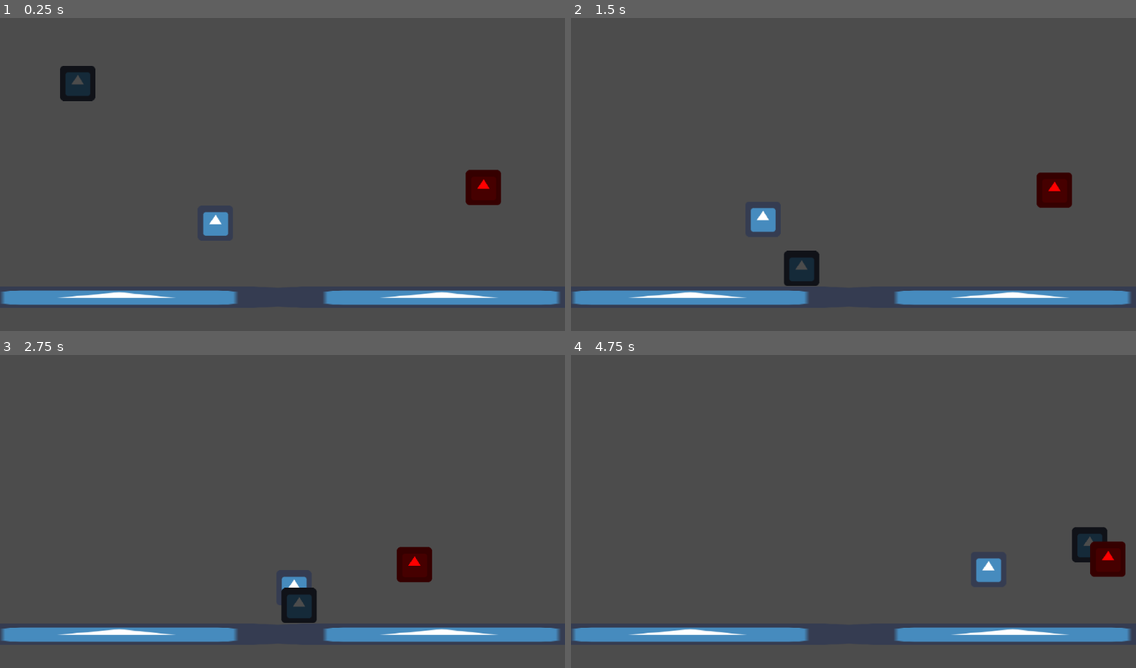
Above: before the commit, frames 1-4 (two rows, left to right).
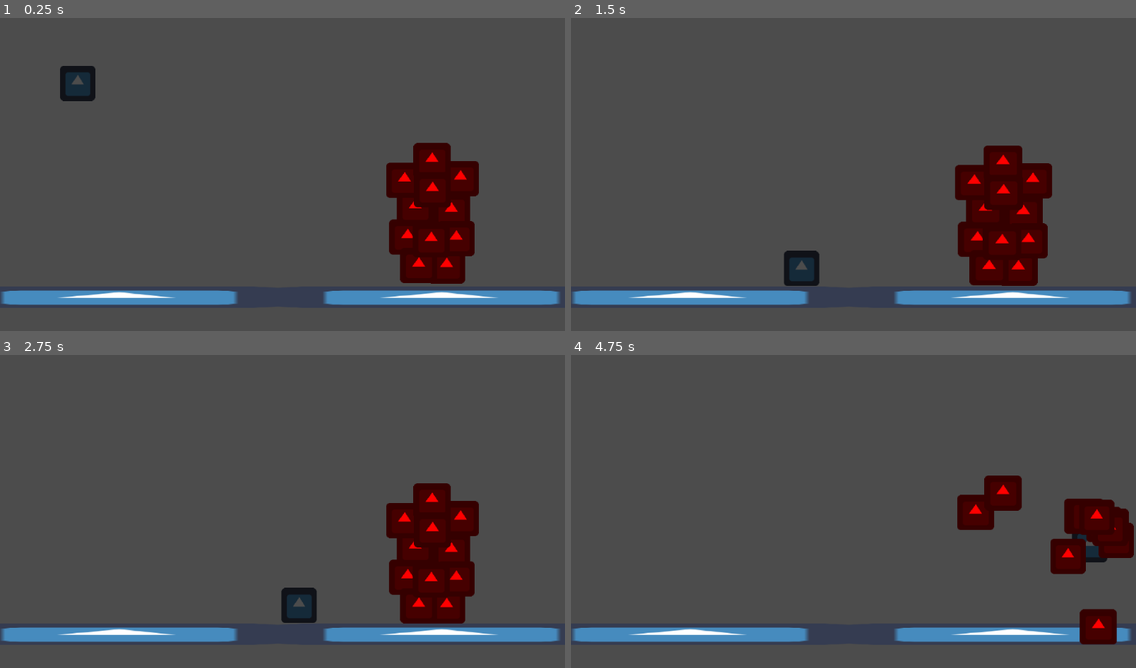
Above: after the commit, the same moments.

Repository: uspgamedev/welcome-to-your-mind
Game: Godot game, scene res://Stages/TestLevel.tscn
Same seed, same stepped clock (60 frames per second), same inputs: the game is played once before the commit and once after it. The engine's default icon, where the game draws it, is replaced by a stand-in: a white triangle on a blue panel in a dark square.
Inputs:
- Up to frame 1 (0.25 s): no input
- Up to frame 2 (1.5 s): hold Right (ui_right) from 0.53 s (still down); tap Up (ui_up) at 0.77 s
- Up to frame 3 (2.75 s): tap Up (ui_up) at 1.52 s; release Right (ui_right) at 2.03 s; hold Left (ui_left) from 2.03 s (still down)
- Up to frame 4 (4.75 s): release Left (ui_left) at 2.78 s; hold Right (ui_right) 2.78-4.28 s; tap Up (ui_up) at 3.02, 3.77, 4.52 s; hold Left (ui_left) from 4.28 s (still down)

The runs differ from the first frame. In frame 1, 6.6% of the frame differs, in the area x 35-89%, y 39-85%; in frame 2, 6.8%, in the area x 31-89%, y 40-86%; in frame 3, 5.5%; in frame 4, 5.2%.

Commit message:
TriggerWave done and Trigger's interactions bug fixed

Diff:
--- a/Player/Player.gd
+++ b/Player/Player.gd
@@ -65,8 +65,8 @@
 	trig.shaked_off()
 
 func add_trigger(trigger):
-	var pos = trigger.get_position() - get_position()
-	get_parent().remove_child(trigger)
+	var pos = trigger.get_global_position() - get_global_position()
+	trigger.get_parent().remove_child(trigger)
 	trigger.set_position(pos)
 	add_child(trigger)
 	triggers.append(trigger)
--- a/Player/Player.tscn
+++ b/Player/Player.tscn
@@ -18,7 +18,7 @@
 collision_mask = 1
 collision/safe_margin = 0.08
 script = ExtResource( 1 )
-_sections_unfolded = [ "Transform", "Visibility" ]
+_sections_unfolded = [ "Transform", "Visibility", "Z Index" ]
 GRAV = 2480
 
 [node name="Sprite" type="Sprite" parent="." index="0"]
--- a/Stages/Depression/Enemies/TriggerBad.tscn
+++ b/Stages/Depression/Enemies/TriggerBad.tscn
@@ -8,7 +8,7 @@
 custom_solver_bias = 0.0
 radius = 300.0
 
-[node name="TriggerBad" instance=ExtResource( 1 )]
+[node name="TriggerBad" index="0" instance=ExtResource( 1 )]
 
 script = ExtResource( 2 )
 
--- a/Stages/Depression/Enemies/TriggerBase.gd
+++ b/Stages/Depression/Enemies/TriggerBase.gd
@@ -16,9 +16,10 @@
 	var velocity = (target_pos - self.position).normalized() * SPD * delta
 	move_and_slide(velocity)
 
-	if distance_to_target() < MINDISTANCE:
+	var dist = distance_to_target()
+	if  dist < MINDISTANCE:
 		reached_target(target)
-	elif distance_to_target() > MAXDISTANCE:
+	elif dist > MAXDISTANCE:
 		set_physics_process(false)
 		target = null
 
@@ -27,7 +28,7 @@
 	target = null
 
 func distance_to_target():
-	return get_position().distance_to(target.get_position())
+	return get_global_position().distance_to(target.get_global_position())
 
 func _on_Area2D_body_entered(body):
 	if body.is_in_group("Player") and not target:
--- a/Stages/Depression/Enemies/TriggerBase.tscn
+++ b/Stages/Depression/Enemies/TriggerBase.tscn
@@ -24,11 +24,13 @@
 
 [node name="TriggerBase" type="KinematicBody2D"]
 
+z_index = 1
 input_pickable = false
 collision_layer = 1
 collision_mask = 1
 collision/safe_margin = 0.08
 script = ExtResource( 1 )
+_sections_unfolded = [ "Z Index" ]
 evil = false
 
 [node name="Sprite" type="Sprite" parent="." index="0"]
--- /dev/null
+++ b/Stages/Depression/Enemies/TriggerWave.tscn
@@ -0,0 +1,494 @@
+[gd_scene load_steps=15 format=2]
+
+[ext_resource path="res://Stages/Depression/Enemies/TriggerBase.tscn" type="PackedScene" id=1]
+[ext_resource path="res://Stages/Depression/Enemies/TriggerBad.gd" type="Script" id=2]
+
+[sub_resource type="CircleShape2D" id=1]
+
+custom_solver_bias = 0.0
+radius = 50.0
+
+[sub_resource type="Animation" id=3]
+
+resource_name = "idle"
+length = 1.4
+loop = true
+step = 0.1
+tracks/0/type = "value"
+tracks/0/path = NodePath(".:position")
+tracks/0/interp = 1
+tracks/0/loop_wrap = true
+tracks/0/imported = false
+tracks/0/enabled = true
+tracks/0/keys = {
+"times": PoolRealArray( 0, 0.7 ),
+"transitions": PoolRealArray( 1, 1 ),
+"update": 0,
+"values": [ Vector2( 0, 10 ), Vector2( 0, -10 ) ]
+}
+
+[sub_resource type="Animation" id=4]
+
+resource_name = "idle"
+length = 1.4
+loop = true
+step = 0.1
+tracks/0/type = "value"
+tracks/0/path = NodePath(".:position")
+tracks/0/interp = 1
+tracks/0/loop_wrap = true
+tracks/0/imported = false
+tracks/0/enabled = true
+tracks/0/keys = {
+"times": PoolRealArray( 0, 0.7 ),
+"transitions": PoolRealArray( 1, 1 ),
+"update": 0,
+"values": [ Vector2( 0, 10 ), Vector2( 0, -10 ) ]
+}
+
+[sub_resource type="Animation" id=5]
+
+resource_name = "idle"
+length = 1.4
+loop = true
+step = 0.1
+tracks/0/type = "value"
+tracks/0/path = NodePath(".:position")
+tracks/0/interp = 1
+tracks/0/loop_wrap = true
+tracks/0/imported = false
+tracks/0/enabled = true
+tracks/0/keys = {
+"times": PoolRealArray( 0, 0.7 ),
+"transitions": PoolRealArray( 1, 1 ),
+"update": 0,
+"values": [ Vector2( 0, 10 ), Vector2( 0, -10 ) ]
+}
+
+[sub_resource type="Animation" id=6]
+
+resource_name = "idle"
+length = 1.4
+loop = true
+step = 0.1
+tracks/0/type = "value"
+tracks/0/path = NodePath(".:position")
+tracks/0/interp = 1
+tracks/0/loop_wrap = true
+tracks/0/imported = false
+tracks/0/enabled = true
+tracks/0/keys = {
+"times": PoolRealArray( 0, 0.7 ),
+"transitions": PoolRealArray( 1, 1 ),
+"update": 0,
+"values": [ Vector2( 0, 10 ), Vector2( 0, -10 ) ]
+}
+
+[sub_resource type="Animation" id=7]
+
+resource_name = "idle"
+length = 1.4
+loop = true
+step = 0.1
+tracks/0/type = "value"
+tracks/0/path = NodePath(".:position")
+tracks/0/interp = 1
+tracks/0/loop_wrap = true
+tracks/0/imported = false
+tracks/0/enabled = true
+tracks/0/keys = {
+"times": PoolRealArray( 0, 0.7 ),
+"transitions": PoolRealArray( 1, 1 ),
+"update": 0,
+"values": [ Vector2( 0, 10 ), Vector2( 0, -10 ) ]
+}
+
+[sub_resource type="Animation" id=8]
+
+resource_name = "idle"
+length = 1.4
+loop = true
+step = 0.1
+tracks/0/type = "value"
+tracks/0/path = NodePath(".:position")
+tracks/0/interp = 1
+tracks/0/loop_wrap = true
+tracks/0/imported = false
+tracks/0/enabled = true
+tracks/0/keys = {
+"times": PoolRealArray( 0, 0.7 ),
+"transitions": PoolRealArray( 1, 1 ),
+"update": 0,
+"values": [ Vector2( 0, 10 ), Vector2( 0, -10 ) ]
+}
+
+[sub_resource type="Animation" id=9]
+
+resource_name = "idle"
+length = 1.4
+loop = true
+step = 0.1
+tracks/0/type = "value"
+tracks/0/path = NodePath(".:position")
+tracks/0/interp = 1
+tracks/0/loop_wrap = true
+tracks/0/imported = false
+tracks/0/enabled = true
+tracks/0/keys = {
+"times": PoolRealArray( 0, 0.7 ),
+"transitions": PoolRealArray( 1, 1 ),
+"update": 0,
+"values": [ Vector2( 0, 10 ), Vector2( 0, -10 ) ]
+}
+
+[sub_resource type="Animation" id=10]
+
+resource_name = "idle"
+length = 1.4
+loop = true
+step = 0.1
+tracks/0/type = "value"
+tracks/0/path = NodePath(".:position")
+tracks/0/interp = 1
+tracks/0/loop_wrap = true
+tracks/0/imported = false
+tracks/0/enabled = true
+tracks/0/keys = {
+"times": PoolRealArray( 0, 0.7 ),
+"transitions": PoolRealArray( 1, 1 ),
+"update": 0,
+"values": [ Vector2( 0, 10 ), Vector2( 0, -10 ) ]
+}
+
+[sub_resource type="Animation" id=11]
+
+resource_name = "idle"
+length = 1.4
+loop = true
+step = 0.1
+tracks/0/type = "value"
+tracks/0/path = NodePath(".:position")
+tracks/0/interp = 1
+tracks/0/loop_wrap = true
+tracks/0/imported = false
+tracks/0/enabled = true
+tracks/0/keys = {
+"times": PoolRealArray( 0, 0.7 ),
+"transitions": PoolRealArray( 1, 1 ),
+"update": 0,
+"values": [ Vector2( 0, 10 ), Vector2( 0, -10 ) ]
+}
+
+[sub_resource type="Animation" id=12]
+
+resource_name = "idle"
+length = 1.4
+loop = true
+step = 0.1
+tracks/0/type = "value"
+tracks/0/path = NodePath(".:position")
+tracks/0/interp = 1
+tracks/0/loop_wrap = true
+tracks/0/imported = false
+tracks/0/enabled = true
+tracks/0/keys = {
+"times": PoolRealArray( 0, 0.7 ),
+"transitions": PoolRealArray( 1, 1 ),
+"update": 0,
+"values": [ Vector2( 0, 10 ), Vector2( 0, -10 ) ]
+}
+
+[sub_resource type="Animation" id=2]
+
+resource_name = "pulse"
+length = 1.0
+loop = true
+step = 0.1
+tracks/0/type = "value"
+tracks/0/path = NodePath(".:scale")
+tracks/0/interp = 1
+tracks/0/loop_wrap = true
+tracks/0/imported = false
+tracks/0/enabled = true
+tracks/0/keys = {
+"times": PoolRealArray( 0, 0.5 ),
+"transitions": PoolRealArray( 1, 1 ),
+"update": 0,
+"values": [ Vector2( 1, 1 ), Vector2( 1.1, 1 ) ]
+}
+
+[node name="TriggerWave" type="Node2D" index="0"]
+
+_sections_unfolded = [ "Transform" ]
+
+[node name="TriggerBase" parent="." index="0" instance=ExtResource( 1 )]
+
+editor/display_folded = true
+modulate = Color( 1, 0, 0, 1 )
+position = Vector2( 32.5022, 1.10803 )
+script = ExtResource( 2 )
+_sections_unfolded = [ "Visibility", "Z Index" ]
+
+[node name="CollisionShape2D" type="CollisionShape2D" parent="TriggerBase/Area2D" index="0"]
+
+shape = SubResource( 1 )
+
+[node name="ShakenOffTimer" type="Timer" parent="TriggerBase" index="2"]
+
+process_mode = 1
+wait_time = 0.5
+one_shot = true
+autostart = false
+
+[node name="TriggerBase2" parent="." index="1" instance=ExtResource( 1 )]
+
+editor/display_folded = true
+modulate = Color( 1, 0, 0, 1 )
+position = Vector2( 48.1808, -57.4263 )
+script = ExtResource( 2 )
+_sections_unfolded = [ "Visibility", "Z Index" ]
+
+[node name="AnimationPlayer" parent="TriggerBase2/Sprite" index="0"]
+
+anims/idle = SubResource( 3 )
+
+[node name="CollisionShape2D" type="CollisionShape2D" parent="TriggerBase2/Area2D" index="0"]
+
+shape = SubResource( 1 )
+
+[node name="ShakenOffTimer" type="Timer" parent="TriggerBase2" index="2"]
+
+process_mode = 1
+wait_time = 0.5
+one_shot = true
+autostart = false
+
+[node name="TriggerBase3" parent="." index="2" instance=ExtResource( 1 )]
+
+editor/display_folded = true
+modulate = Color( 1, 0, 0, 1 )
+position = Vector2( -43.0146, 49.1909 )
+script = ExtResource( 2 )
+_sections_unfolded = [ "Visibility", "Z Index" ]
+
+[node name="AnimationPlayer" parent="TriggerBase3/Sprite" index="0"]
+
+anims/idle = SubResource( 4 )
+
+[node name="CollisionShape2D" type="CollisionShape2D" parent="TriggerBase3/Area2D" index="0"]
+
+shape = SubResource( 1 )
+
+[node name="ShakenOffTimer" type="Timer" parent="TriggerBase3" index="2"]
+
+process_mode = 1
+wait_time = 0.5
+one_shot = true
+autostart = false
+
+[node name="TriggerBase4" parent="." index="3" instance=ExtResource( 1 )]
+
+editor/display_folded = true
+modulate = Color( 1, 0, 0, 1 )
+position = Vector2( -29.7682, -5.01938 )
+script = ExtResource( 2 )
+_sections_unfolded = [ "Visibility", "Z Index" ]
+
+[node name="AnimationPlayer" parent="TriggerBase4/Sprite" index="0"]
+
+anims/idle = SubResource( 5 )
+
+[node name="CollisionShape2D" type="CollisionShape2D" parent="TriggerBase4/Area2D" index="0"]
+
+shape = SubResource( 1 )
+
+[node name="ShakenOffTimer" type="Timer" parent="TriggerBase4" index="2"]
+
+process_mode = 1
+wait_time = 0.5
+one_shot = true
+autostart = false
+
+[node name="TriggerBase5" parent="." index="4" instance=ExtResource( 1 )]
+
+editor/display_folded = true
+modulate = Color( 1, 0, 0, 1 )
+position = Vector2( 24.2963, 101.678 )
+script = ExtResource( 2 )
+_sections_unfolded = [ "Visibility", "Z Index" ]
+
+[node name="AnimationPlayer" parent="TriggerBase5/Sprite" index="0"]
+
+anims/idle = SubResource( 6 )
+
+[node name="CollisionShape2D" type="CollisionShape2D" parent="TriggerBase5/Area2D" index="0"]
+
+shape = SubResource( 1 )
+
+[node name="ShakenOffTimer" type="Timer" parent="TriggerBase5" index="2"]
+
+process_mode = 1
+wait_time = 0.5
+one_shot = true
+autostart = false
+
+[node name="TriggerBase6" parent="." index="5" instance=ExtResource( 1 )]
+
+editor/display_folded = true
+modulate = Color( 1, 0, 0, 1 )
+position = Vector2( 40.8346, 51.8613 )
+script = ExtResource( 2 )
+_sections_unfolded = [ "Visibility", "Z Index" ]
+
+[node name="AnimationPlayer" parent="TriggerBase6/Sprite" index="0"]
+
+anims/idle = SubResource( 7 )
+
+[node name="CollisionShape2D" type="CollisionShape2D" parent="TriggerBase6/Area2D" index="0"]
+
+shape = SubResource( 1 )
+
+[node name="ShakenOffTimer" type="Timer" parent="TriggerBase6" index="2"]
+
+process_mode = 1
+wait_time = 0.5
+one_shot = true
+autostart = false
+
+[node name="TriggerBase7" parent="." index="6" instance=ExtResource( 1 )]
+
+editor/display_folded = true
+modulate = Color( 1, 0, 0, 1 )
+position = Vector2( -48.2906, -54.0524 )
+script = ExtResource( 2 )
+_sections_unfolded = [ "Visibility", "Z Index" ]
+
+[node name="AnimationPlayer" parent="TriggerBase7/Sprite" index="0"]
+
+anims/idle = SubResource( 8 )
+
+[node name="CollisionShape2D" type="CollisionShape2D" parent="TriggerBase7/Area2D" index="0"]
+
+shape = SubResource( 1 )
+
+[node name="ShakenOffTimer" type="Timer" parent="TriggerBase7" index="2"]
+
+process_mode = 1
+wait_time = 0.5
+one_shot = true
+autostart = false
+
+[node name="TriggerBase8" parent="." index="7" instance=ExtResource( 1 )]
+
+editor/display_folded = true
+modulate = Color( 1, 0, 0, 1 )
+position = Vector2( -23.8281, 100.916 )
+script = ExtResource( 2 )
+_sections_unfolded = [ "Visibility", "Z Index" ]
+
+[node name="AnimationPlayer" parent="TriggerBase8/Sprite" index="0"]
+
+anims/idle = SubResource( 9 )
+
+[node name="CollisionShape2D" type="CollisionShape2D" parent="TriggerBase8/Area2D" index="0"]
+
+shape = SubResource( 1 )
+
+[node name="ShakenOffTimer" type="Timer" parent="TriggerBase8" index="2"]
+
+process_mode = 1
+wait_time = 0.5
+one_shot = true
+autostart = false
+
+[node name="TriggerBase9" parent="." index="8" instance=ExtResource( 1 )]
+
+editor/display_folded = true
+modulate = Color( 1, 0, 0, 1 )
+position = Vector2( -0.858673, -89.7392 )
+script = ExtResource( 2 )
+_sections_unfolded = [ "Visibility", "Z Index" ]
+
+[node name="AnimationPlayer" parent="TriggerBase9/Sprite" index="0"]
+
+anims/idle = SubResource( 10 )
+
+[node name="CollisionShape2D" type="CollisionShape2D" parent="TriggerBase9/Area2D" index="0"]
+
+shape = SubResource( 1 )
+
+[node name="ShakenOffTimer" type="Timer" parent="TriggerBase9" index="2"]
+
+process_mode = 1
+wait_time = 0.5
+one_shot = true
+autostart = false
+
+[node name="TriggerBase10" parent="." index="9" instance=ExtResource( 1 )]
+
+editor/display_folded = true
+modulate = Color( 1, 0, 0, 1 )
+position = Vector2( -2.33605, 54.3045 )
+script = ExtResource( 2 )
+_sections_unfolded = [ "Visibility", "Z Index" ]
+
+[node name="AnimationPlayer" parent="TriggerBase10/Sprite" index="0"]
+
+anims/idle = SubResource( 11 )
+
+[node name="CollisionShape2D" type="CollisionShape2D" parent="TriggerBase10/Area2D" index="0"]
+
+shape = SubResource( 1 )
+
+[node name="ShakenOffTimer" type="Timer" parent="TriggerBase10" index="2"]
+
+process_mode = 1
+wait_time = 0.5
+one_shot = true
+autostart = false
+
+[node name="TriggerBase11" parent="." index="10" instance=ExtResource( 1 )]
+
+editor/display_folded = true
+modulate = Color( 1, 0, 0, 1 )
+position = Vector2( -0.119985, -36.5539 )
+script = ExtResource( 2 )
+_sections_unfolded = [ "Visibility", "Z Index" ]
+
+[node name="AnimationPlayer" parent="TriggerBase11/Sprite" index="0"]
+
+anims/idle = SubResource( 12 )
+
+[node name="CollisionShape2D" type="CollisionShape2D" parent="TriggerBase11/Area2D" index="0"]
+
+shape = SubResource( 1 )
+
+[node name="ShakenOffTimer" type="Timer" parent="TriggerBase11" index="2"]
+
+process_mode = 1
+wait_time = 0.5
+one_shot = true
+autostart = false
+
+[node name="AnimationPlayer" type="AnimationPlayer" parent="." index="11"]
+
+root_node = NodePath("..")
+autoplay = "pulse"
+playback_process_mode = 1
+playback_default_blend_time = 0.0
+playback_speed = 1.0
+anims/pulse = SubResource( 2 )
+blend_times = [  ]
+
+
+[editable path="TriggerBase"]
+[editable path="TriggerBase2"]
+[editable path="TriggerBase3"]
+[editable path="TriggerBase4"]
+[editable path="TriggerBase5"]
+[editable path="TriggerBase6"]
+[editable path="TriggerBase7"]
+[editable path="TriggerBase8"]
+[editable path="TriggerBase9"]
+[editable path="TriggerBase10"]
+[editable path="TriggerBase11"]
--- a/Stages/TestLevel.tscn
+++ b/Stages/TestLevel.tscn
@@ -1,9 +1,8 @@
-[gd_scene load_steps=6 format=2]
+[gd_scene load_steps=5 format=2]
 
-[ext_resource path="res://Stages/Depression/Enemies/TriggerGood.tscn" type="PackedScene" id=1]
-[ext_resource path="res://Stages/Depression/Enemies/TriggerBad.tscn" type="PackedScene" id=2]
-[ext_resource path="res://Player/Player.tscn" type="PackedScene" id=3]
-[ext_resource path="res://icon.png" type="Texture" id=4]
+[ext_resource path="res://Player/Player.tscn" type="PackedScene" id=1]
+[ext_resource path="res://icon.png" type="Texture" id=2]
+[ext_resource path="res://Stages/Depression/Enemies/TriggerWave.tscn" type="PackedScene" id=3]
 
 [sub_resource type="RectangleShape2D" id=1]
 
@@ -12,19 +11,11 @@
 
 [node name="Node" type="Node" index="0"]
 
-[node name="TriggerGood" parent="." index="0" instance=ExtResource( 1 )]
-
-position = Vector2( 390.433, 400.971 )
-
-[node name="TriggerBase" parent="." index="1" instance=ExtResource( 2 )]
-
-position = Vector2( 876.163, 336.46 )
-
-[node name="Player" parent="." index="2" instance=ExtResource( 3 )]
+[node name="Player" parent="." index="0" instance=ExtResource( 1 )]
 
 position = Vector2( 140.662, 66.8426 )
 
-[node name="Floor" type="Node2D" parent="." index="3"]
+[node name="Floor" type="Node2D" parent="." index="1"]
 
 position = Vector2( 203.123, 190.275 )
 _sections_unfolded = [ "Transform" ]
@@ -87,3 +78,7 @@
 __meta__ = {
 "_edit_lock_": true
 }
+
+[node name="TriggerWave" parent="." index="2" instance=ExtResource( 3 )]
+
+position = Vector2( 783.862, 377.163 )
Not shown: 2 places in Stages/TestLevel.tscn that only renumber resources
Not shown, changed: README.md
